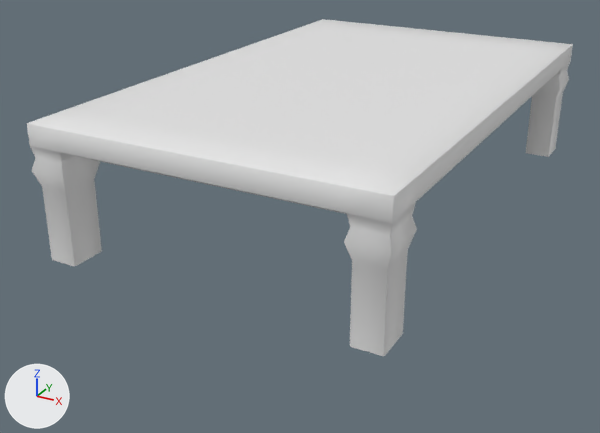
The FBX model table.fbx as it was, and as the next commit left it.
Rendered twice from a 50 mm camera at (320.0, -517.0, 195.0) aimed at (46.0, -20.0, -54.0). Arrows for +X, +Y and +Z are at lower left; the lights stay in place.

The older version as bpy lines, for what is in view:
```python
me_cube_007 = bpy.data.meshes.new('Cube.007')
me_cube_007.from_pydata(...)  # 238 vertices, 205 faces; spans x -118.0..118.0, y -192.0..192.0, z -78.0..13.0
ob_table = bpy.data.objects.new('table', me_cube_007)
ob_table.location = (66.6, 11.2, 34.0)
```
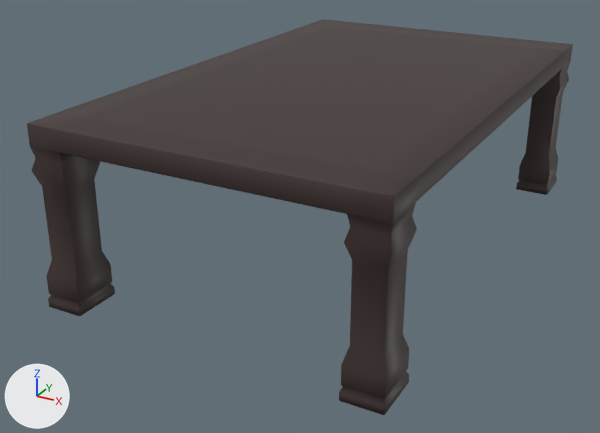
The edits, one by one:
Material 'stol' (mat_stol) is new.
Its base color is (0.0445, 0.0272, 0.0255) (brown #3c2e2c).
me_cube_007 is used by ob_table; location (66.6, 11.2, 34.0).
me_cube_007 had 238 vertices, 205 faces and spanned x -118.0..118.0, y -192.0..192.0, z -78.0..13.0.
me_cube_007 now has 394 vertices, 388 faces and spans x -119.0..119.0, y -193.0..193.0, z -111.0..13.0.
Part 1, on me_cube_007:
5 vertices are removed from x -118.0..-117.0, y -160.0..160.0, z -2.0..-1.0.
20 faces are deleted.
74 vertices are added at x -119.0..119.0, y -193.0..193.0, z -111.0..-1.0.
8 new vertices lie (3.0, 4.0, -11.0) away from vertices in x -96.0..115.0, y -163.0..188.0, z -78.0.
8 new vertices lie (-3.0, 4.0, -11.0) away from vertices in x -115.0..96.0, y -163.0..188.0, z -78.0.
16 new vertices lie (0.0, 0.0, -12.0) away from vertices in x -118.0..118.0, y -159.0..192.0, z -89.0.
16 new vertices lie (0.0, -32.0, 0.0) away from vertices in x -118.0..118.0, y -159.0..191.0, z -101.0..-89.0.
8 new vertices lie (0.0, -30.0, 0.0) away from vertices in x -117.0..117.0, y -160.0..190.0, z -103.0.
8 new vertices lie (0.0, 0.0, -5.0) away from vertices in x -118.0..118.0, y -158.0..193.0, z -106.0.
8 new vertices lie (0.0, -33.0, 0.0) away from vertices in x -119.0..92.0, y -159.0..192.0, z -111.0..-106.0.
8 new vertices lie (25.0, 0.0, 0.0) away from vertices in x -118.0..93.0, y -193.0..158.0, z -111.0..-106.0.
7 new vertices lie (0.0, 0.0, 5.0) away from vertices in x -92.0..119.0, y -193.0..-158.0, z -111.0.
203 new faces join them.
me_cube_007 part 2: 185 faces spanning x -118.0..118.0, y -192.0..192.0, z -78.0..13.0 switch from no material to mat_stol (brown #3b2e2c).

Pixel boxes (x1, y1, x2, y2) of what changed, in the pictures (600 x 433 px):
'table', reshaped (17% taller): before (26, 19, 573, 356); after (26, 19, 573, 415)
part 1 of me_cube_007, built on: before (61, 74, 556, 214); after (46, 74, 558, 415)
part 2 of me_cube_007, recoloured (white to grey): (26, 19, 573, 356) in both
